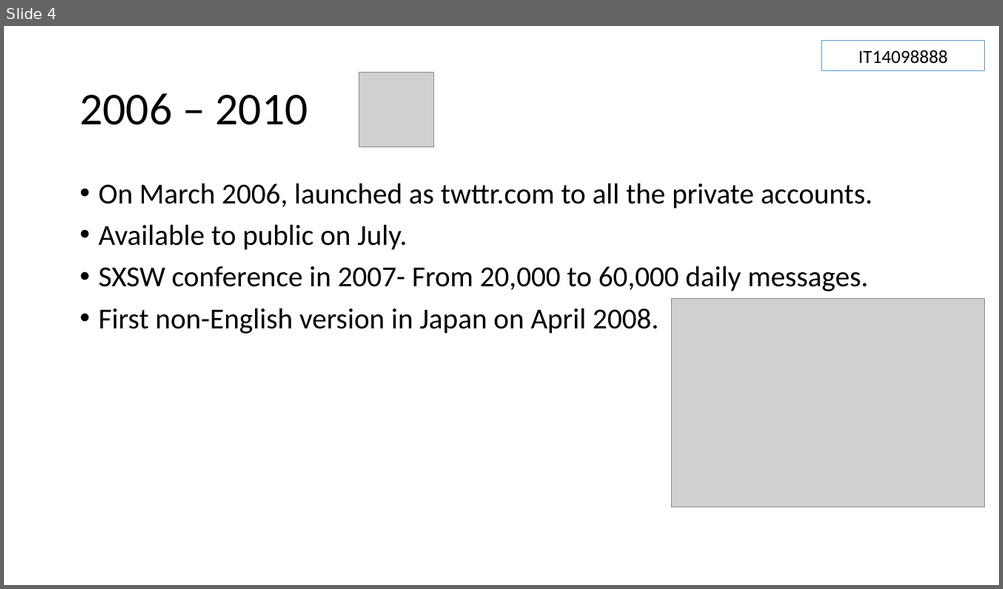
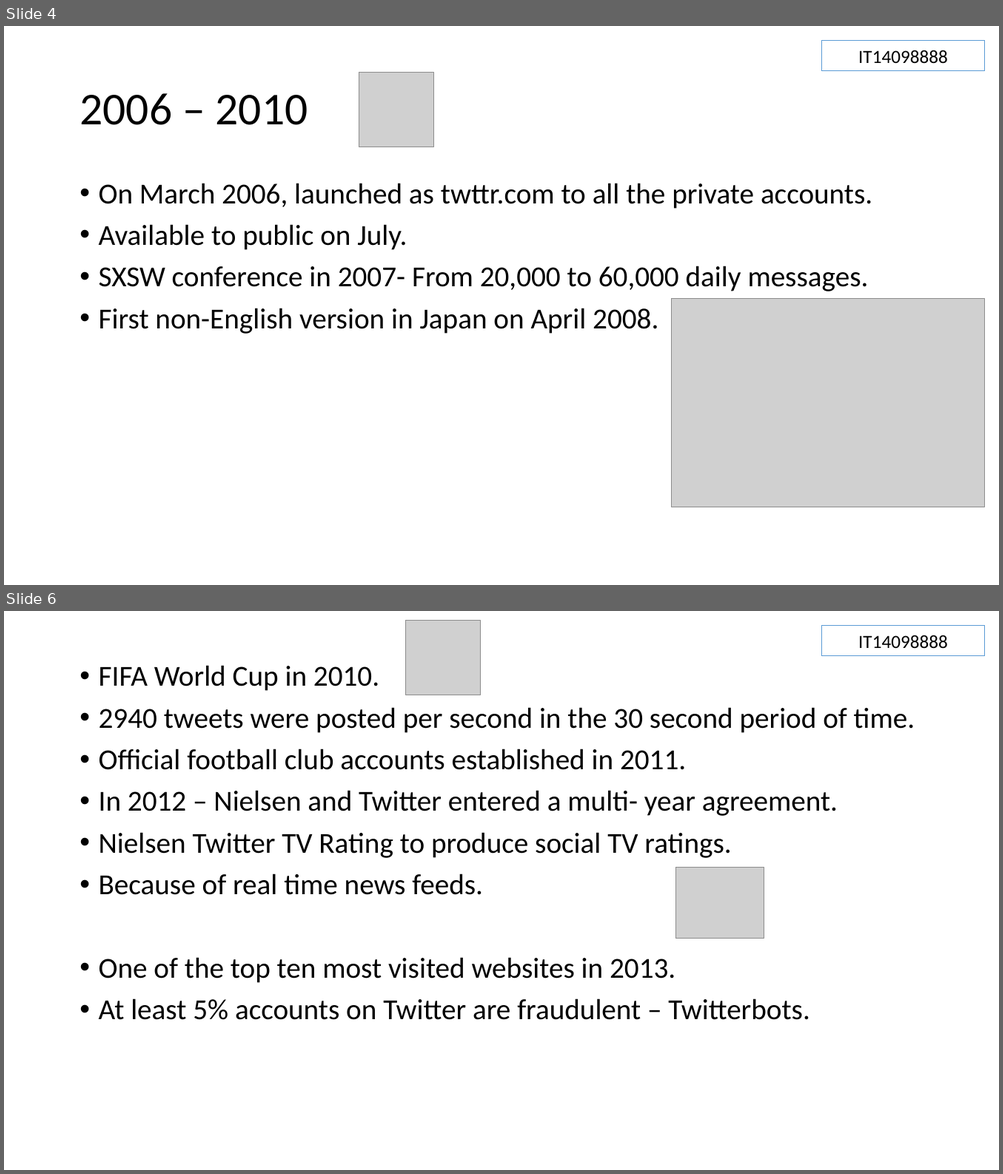
Before and after one commit to Sajith16/SACaseStudy, a slide deck: DSN-QRL-GR2.pptx. Shown one above the other, each under a label of ours: slide 4 before the commit, slides 4 and 6 after it; the slides between them are not shown. The pictures are 1003x589 and 1003x1174 pixels, drawn with LibreOffice and Linux fonts; fonts in the diff are those of the drawing; grey boxes stand for pictures. Boxes give left, top, right and bottom in pixels: in the first picture for what was removed or moved away, otherwise in the second. Text is boxed around its words. In the diff, an @@ line names an element or a change of style, - is before the commit and + after.

```diff
--- a/DSN-QRL-GR2.pptx
+++ b/DSN-QRL-GR2.pptx
@@ slide 6 added at [4,611,999,1170], background #FFFFFF @@
@@ picture added at [405,620,480,695] @@
@@ rectangle added at [821,626,984,655], outline #5B9BD5 0.75 pt, 18 pt, text #000000 @@
+IT14098888
@@ text added at [99,665,914,1020], 28 pt, text #000000 @@
+• FIFA World Cup in 2010.
+• 2940 tweets were posted per second in the 30 second period of time.
+• Official football club accounts established in 2011.
+• In 2012 – Nielsen and Twitter entered a multi- year agreement.
+• Nielsen Twitter TV Rating to produce social TV ratings.
+• Because of real time news feeds.
+• One of the top ten most visited websites in 2013.
+• At least 5% accounts on Twitter are fraudulent – Twitterbots.
@@ picture added at [675,867,763,939] @@
```
Also in this commit, not shown: 1 slide changed, 1 other slide added.
